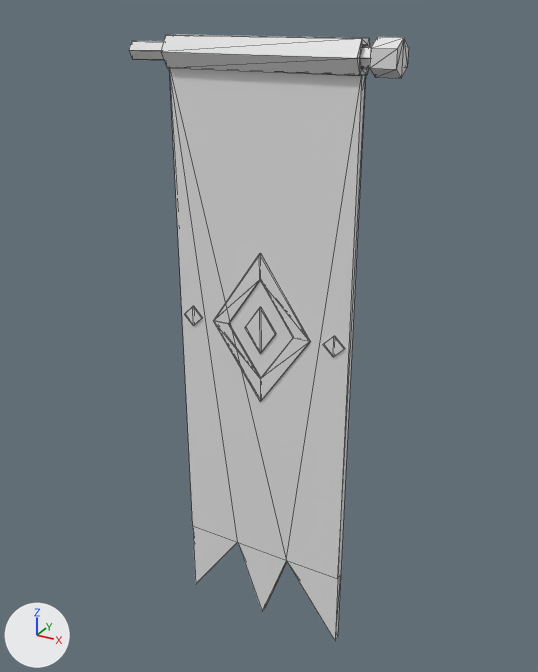
A saved change to the glTF model art/roblox/kit/M066/meshes/CanvasShelterBanner.glb.
The view is the same before and after, from a 50 mm lens placed at (3.42, -5.99, 3.39), pointed at (0.03, 0.17, 0.31). Lighting does not change. The marker at lower left points along +X, +Y and +Z. The older version comes first. Mesh edges are drawn as thin lines. Vertices at exactly the same position are counted once.

The older version as bpy lines, for what is in view:
```python
me_canvasshelterbanner = bpy.data.meshes.new('CanvasShelterBanner')
me_canvasshelterbanner.from_pydata(...)  # 146 vertices, 256 faces; spans x -1.32..1.32, y -0.16..0.16, z -3.19..3.19
ob_canvasshelterbanner = bpy.data.objects.new('CanvasShelterBanner', me_canvasshelterbanner)
ob_canvasshelterbanner.location = (0.0, 0.0, 0.0)
```
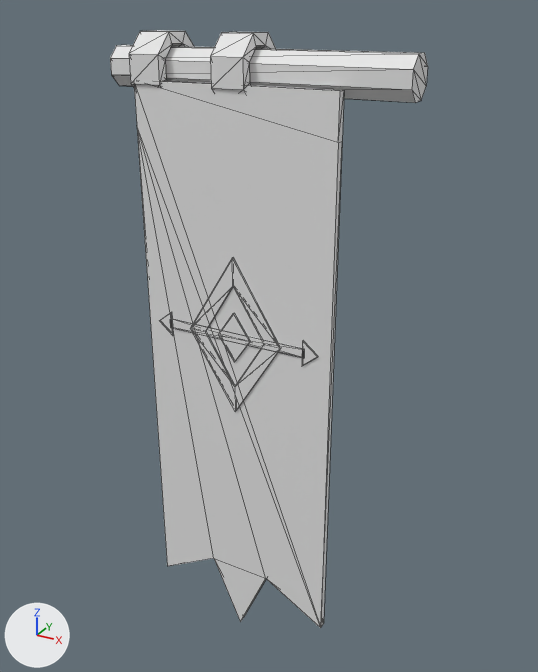
What differs and where, as boxes [x1, y1, x2, y2] in the pictures (538 x 672 px; the box of a moved part takes in the faces that stretch with it):
'CanvasShelterBanner', reshaped (14% wider)
    before: [129, 34, 409, 641]
    after: [110, 30, 428, 628]
part 1 of me_canvasshelterbanner, added
    after: [110, 45, 428, 103]
part 2 of me_canvasshelterbanner, added
    after: [170, 319, 304, 358]
part 3 of me_canvasshelterbanner, rebuilt (8% wider)
    before: [170, 68, 365, 641]
    after: [134, 81, 344, 628]
part 4 of me_canvasshelterbanner, deleted
    before: [184, 37, 409, 402]
part 5 of me_canvasshelterbanner, moved or reshaped
    before: [129, 34, 371, 76]
    after: [129, 30, 194, 87]
part 6 of me_canvasshelterbanner, added
    after: [160, 258, 318, 412]
part 7 of me_canvasshelterbanner, added
    after: [210, 32, 276, 92]

Diff of the bpy script that builds the scene:
```diff
--- a/art/roblox/kit/M066/meshes/CanvasShelterBanner.glb.py
+++ b/art/roblox/kit/M066/meshes/CanvasShelterBanner.glb.py
@@ me_canvasshelterbanner @@
 # used by ob_canvasshelterbanner; location = (0.0, 0.0, 0.0)
-me_canvasshelterbanner.from_pydata(...)  # 146 vertices, 256 faces; spans x -1.32..1.32, y -0.16..0.16, z -3.19..3.19
+me_canvasshelterbanner.from_pydata(...)  # 186 vertices, 332 faces; spans x -1.48..1.48, y -0.31..0.31, z -3.2..3.2
+# me_canvasshelterbanner part 1: a new loose piece, an 8-sided cylinder along x spanning x -1.48..1.48, y -0.18..0.18, z 2.71..3.08
+# me_canvasshelterbanner part 2: a new loose piece, a box spanning x -0.862..0.662, y -0.302..-0.285, z 0.4..0.49
+# me_canvasshelterbanner part 3: the loose piece of 18 vertices spanning x -0.9..1.0, y -0.04..0.04, z -3.19..2.9 is rebuilt with 18 vertices and now spans x -1.12..0.93, y -0.29..-0.21, z -3.2..2.8
+# me_canvasshelterbanner part 4: 9 loose pieces with 92 vertices, spanning x -0.86..1.32, y -0.13..0.13, z -0.34..3.19, are deleted
+# me_canvasshelterbanner part 5
+# 36 vertices are removed from x -1.32..1.1, y -0.16..0.16, z 2.9..3.17
+# 68 faces are deleted
+# 16 vertices are added at x -1.14, y -0.31..0.31, z 2.59..3.2
+# 16 new vertices lie (0.32, 0.0, 0.0) away from vertices in x -1.14, y -0.31..0.31, z 2.59..3.2
+# 64 new faces join them
+# me_canvasshelterbanner part 6
+# 72 vertices are added at x -1.0..0.8, y -0.31..-0.19, z -0.38..1.26
+# 120 new faces join them
+# me_canvasshelterbanner part 7
+# 16 vertices are added at x -0.28, y -0.31..0.31, z 2.59..3.2
+# 16 new vertices lie (0.33, 0.0, 0.0) away from vertices in x -0.28, y -0.31..0.31, z 2.59..3.2
+# 64 new faces join them
+# other edits to the shape of me_canvasshelterbanner do not show in these pictures
```
